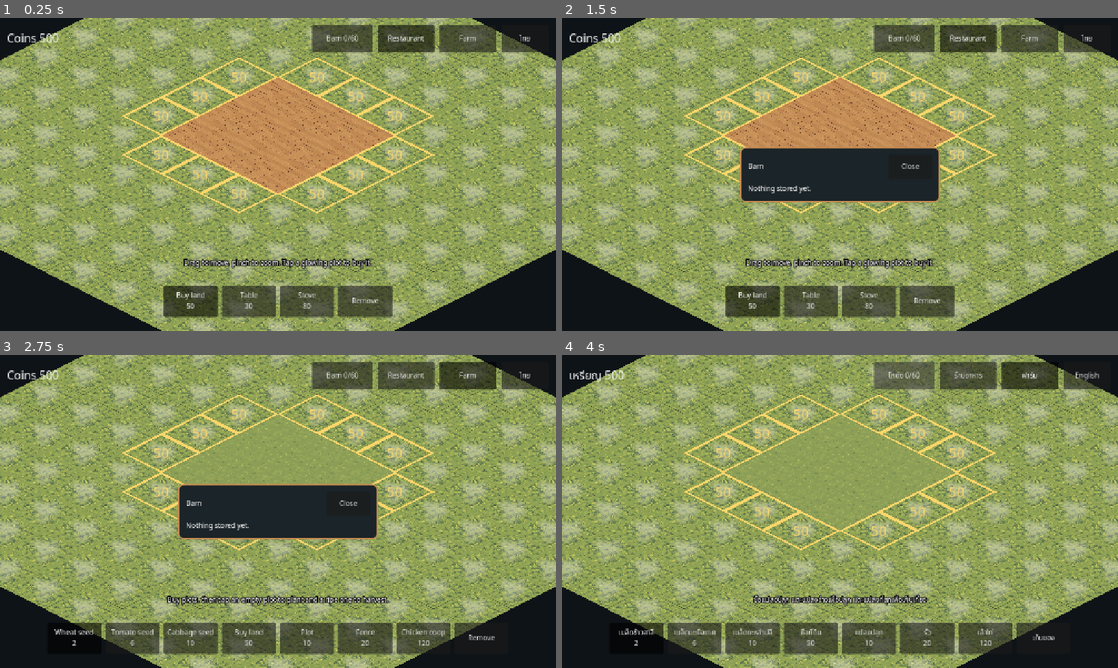
Above: before the commit, frames 1-4 (two rows, left to right).
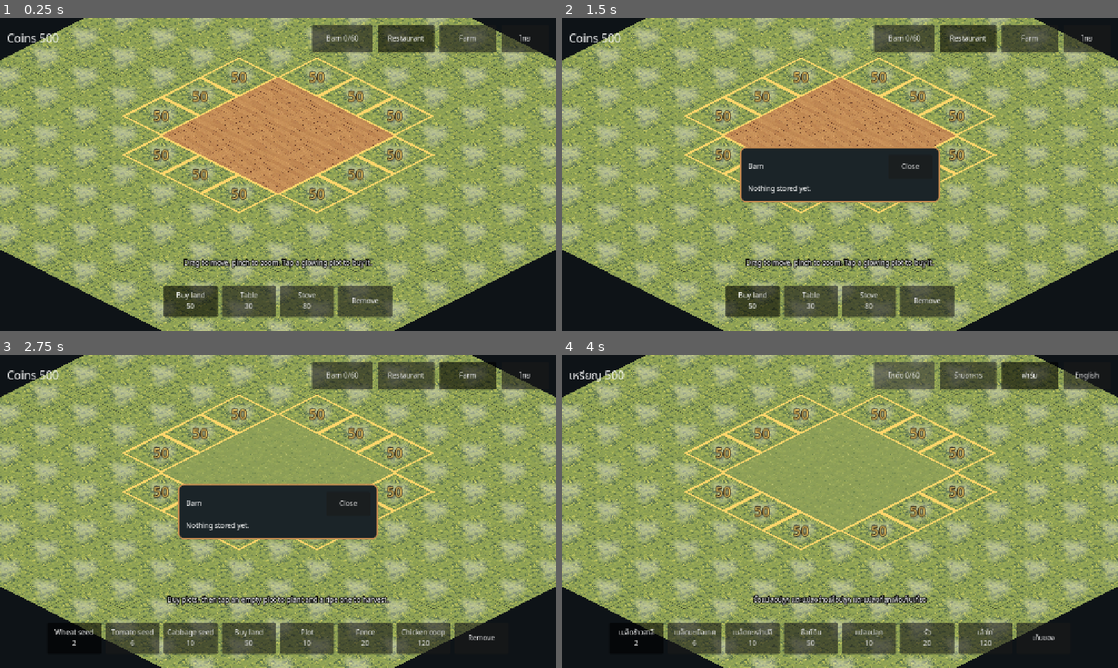
Above: after the commit, the same moments.

Repository: sakagitnat/My-game
Game: Godot game, scene res://scenes/world.tscn
The game is run twice, just before and just after one commit, with the same random seed, the same clock (stepped at 60 frames per second) and the same inputs.
Inputs:
- Up to frame 1 (0.25 s): no input
- Up to frame 2 (1.5 s): click "Barn 0/60" at 0.5 s; click "Restaurant" at 1.25 s
- Up to frame 3 (2.75 s): click "Farm" at 2 s
- Up to frame 4 (4 s): click "ไทย" at 2.75 s; click "โกดัง 0/60" at 3.5 s

The runs differ from the first frame. In frame 1, 1.0% of the frame differs, in the area x 27-73%, y 17-59%; in frame 2, 0.7%; in frame 3, 0.7%; in frame 4, 1.0%.

Commit message:
Outline land price labels so they read on real tile art
Co-Authored-By: Claude Sonnet 5.5 <noreply@anthropic.com>
Claude-Session: https://claude.ai/code/session_017R2xVMGFyizhgT3oNq3RGh

Diff:
--- a/scripts/world/world.gd
+++ b/scripts/world/world.gd
@@ -370,8 +370,9 @@
 				_draw_floor(Catalog.LOCKED_TILE, p, Color("2f3a33"))
 				if g.can_buy(c):
 					_outline(p, Color("ffd66b"))
-					draw_string(font, p + Vector2(-32, 8), str(GameState.land_cost(zone)),
-						HORIZONTAL_ALIGNMENT_CENTER, 64, 22, Color("ffd66b"))
+					var label := str(GameState.land_cost(zone))
+					draw_string_outline(font, p + Vector2(-32, 8), label, HORIZONTAL_ALIGNMENT_CENTER, 64, 22, 6, Color("1b1208"))
+					draw_string(font, p + Vector2(-32, 8), label, HORIZONTAL_ALIGNMENT_CENTER, 64, 22, Color("ffd66b"))
 	var cells: Array = g.objects.keys()
 	cells.sort_custom(func(a: Vector2i, b: Vector2i) -> bool: return a.x + a.y < b.x + b.y)
 	for c in cells:
Not shown, added: assets/tiles/tile_buy_sign_01.png.import
Not shown, added: assets/tiles/tile_grass_01.png.import
Not shown, added: assets/tiles/tile_grass_02.png.import
Not shown, added: assets/tiles/tile_locked_01.png.import
Not shown, added: assets/tiles/tile_path_stone_01.png.import
Not shown, added: assets/tiles/tile_sand_01.png.import
Not shown, added: assets/tiles/tile_sand_02.png.import
Not shown, added: assets/tiles/tile_soil_dry_01.png.import
Not shown, added: assets/tiles/tile_soil_wet_01.png.import
Not shown, added: assets/tiles/tile_water_01.png.import
Not shown, added: assets/tiles/tile_wood_floor_01.png.import
Not shown, changed: README.md
